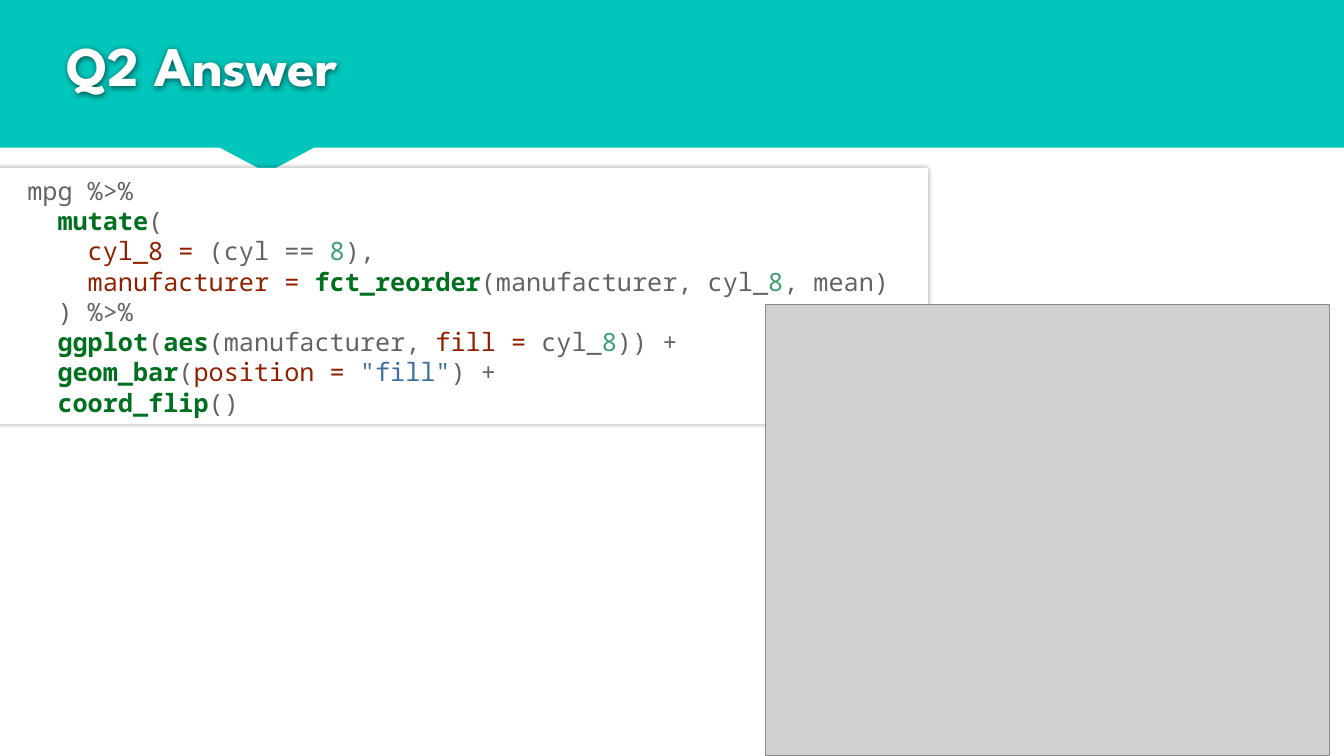
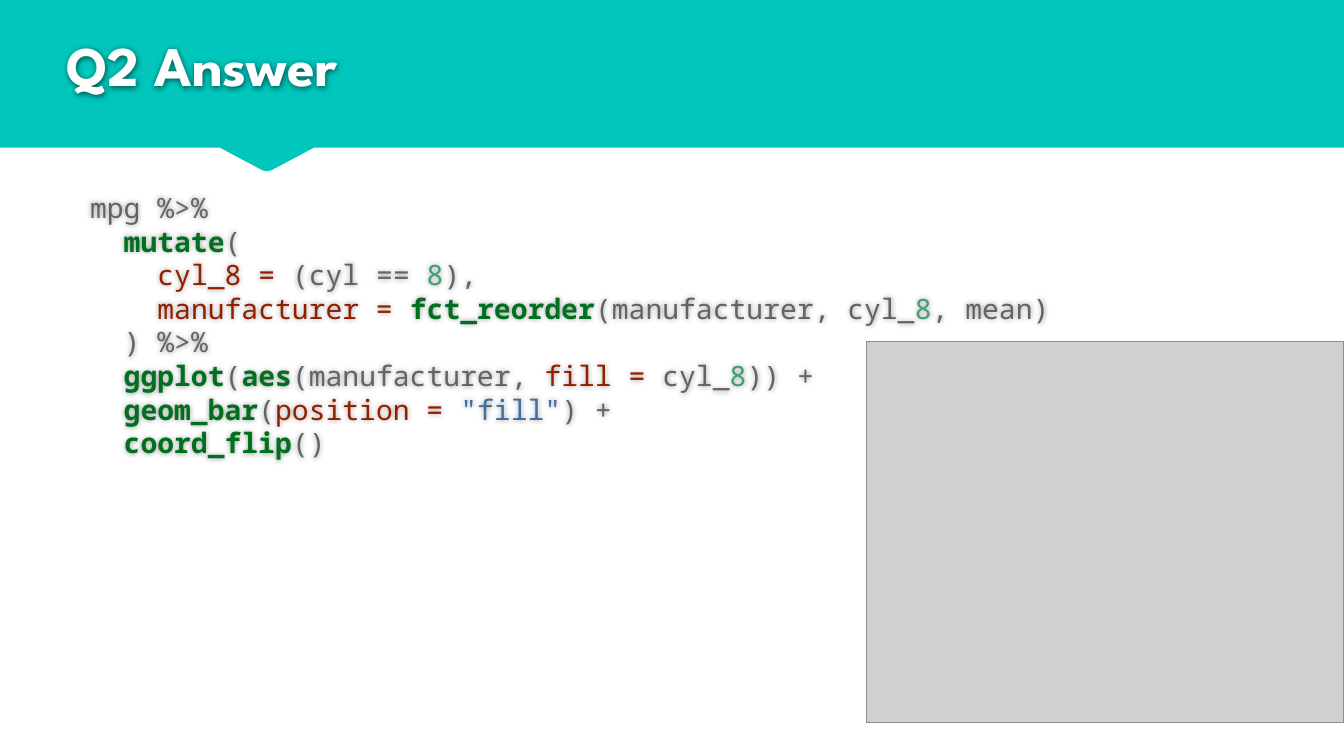
Before and after one commit to rjake/talks-and-presentations, a slide deck: slide 22 of data_viz_2019_06_19.pptx. Drawn at 1344x756 pixels with LibreOffice and Linux fonts; fonts in the diff are those of the drawing; grey boxes stand for pictures. Boxes give left, top, right and bottom in pixels: in the first picture for what was removed or moved away, otherwise in the second. Text is boxed around its words. In the diff, an @@ line names an element or a change of style, - is before the commit and + after.

Commit message:
Increase font size

```diff
--- a/data_viz_2019_06_19.pptx
+++ b/data_viz_2019_06_19.pptx
@@ text "mpg %>% mutate( cyl_8 = ...": place and size @@
-text "mpg %>% mutate( cyl_8 = ..." at bbox=[0, 168, 929, 424]
+text "mpg %>% mutate( cyl_8 = ..." at bbox=[90, 202, 1049, 460]
@@ text "mpg %>% mutate( cyl_8 = ..." at bbox=[90, 202, 1049, 460]: size 18 to 20 pt; fill #FFFFFF to none; shadow off @@
@@ picture: place and size @@
-picture at bbox=[765, 304, 1330, 756]
+picture at bbox=[867, 342, 1344, 724]
```
Also in this commit, not shown: 36 other slides changed, 1 slide removed.
